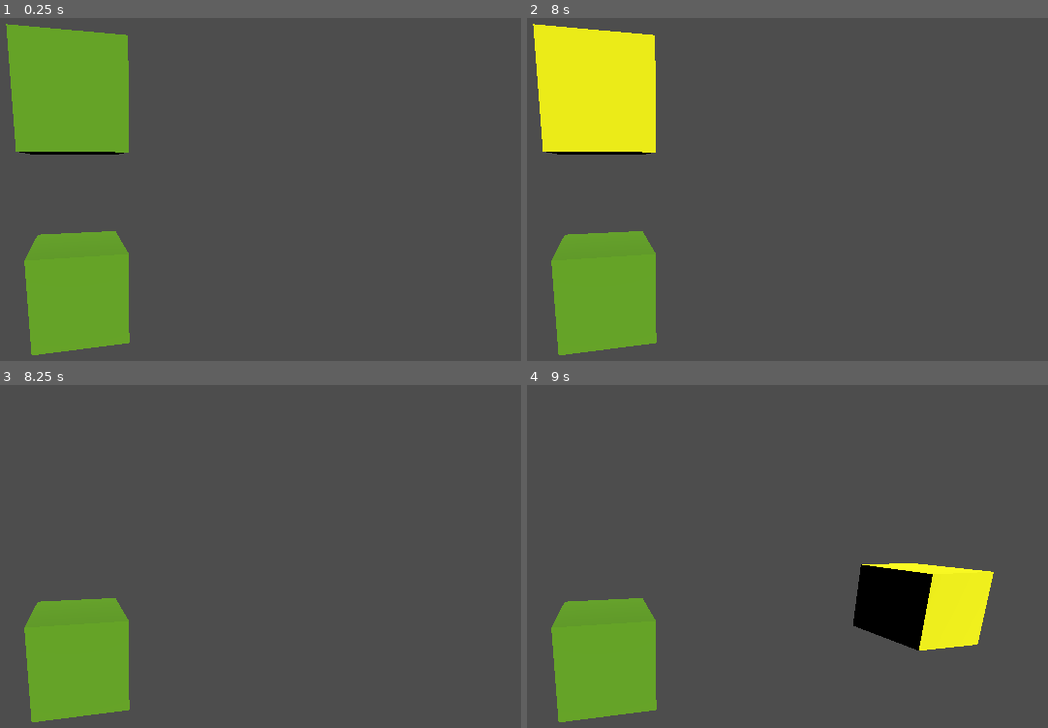
Above: before the commit, frames 1-4 (two rows, left to right).
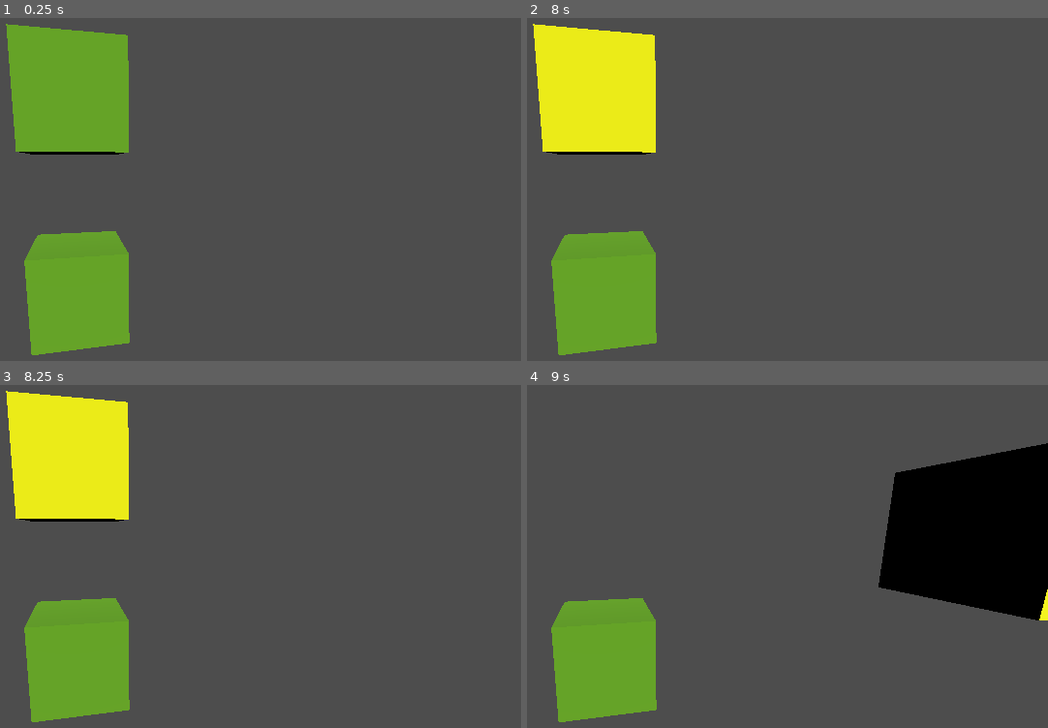
Above: after the commit, the same moments.

Repository: Emeraudia/LetsCraft
Game: Godot game, scene res://Main.tscn
Two runs of this game, one before a commit and one after it. Both use one fixed random seed, a clock stepped at 60 frames per second and the inputs below.
Inputs (mouse positions are in pixels of both pictures, inside the frame that each line leads up to):
- Up to frame 1 (0.25 s): no input
- Up to frame 2 (8 s): tap Enter at 0.5, 2, 3.5 s; move the mouse to (620, 302) at 0.52 s; hold N (N) 0.53-1.28 s; tap P (Plan) at 0.8, 1.35, 3.05, 4.35, 5.3, 7.35 s; tap Space at 1.25, 2.75, 4.25 s; move the mouse to (891, 282) at 1.27 s; click (891, 282) at 1.55 s; move the mouse to (outside the picture) at 2.02 s; press the mouse at (outside the picture) at 2.03 s; tap N (N) at 2.3, 4.55 s; move the mouse to (698, 216) at 2.77 s; release the mouse at (698, 216) at 2.78 s; tap B (B) at 2.85 s; move the mouse to (542, 107) at 3.52 s; hold N (N) 3.53-4.28 s; click (542, 107) at 3.8 s; move the mouse to (829, 196) at 4.27 s; move the mouse to (outside the picture) at 5.02 s; hold O (Profondeur) 5.03-5.78 s; move the mouse to (740, 120) at 5.77 s; click (740, 120) at 5.85 s; move the mouse to (620, 302) at 6.52 s; hold N (N) 6.53-7.28 s; move the mouse to (891, 282) at 7.27 s
- Up to frame 3 (8.25 s): move the mouse to (outside the picture) at 8.02 s; press the mouse at (outside the picture) at 8.03 s
- Up to frame 4 (9 s): move the mouse to (698, 583) at 8.77 s; release the mouse at (698, 583) at 8.78 s; tap B (B) at 8.85 s

Frames 1-2 are identical in both runs. In frame 3, 8.2% of the frame differs, in the area x 1-25%, y 1-40%; in frame 4, 16%, in the area x 62-100%, y 16-78%.

Commit message:
#3 : Déplacer les pièces (ça marche!)

Diff:
--- a/Main.gd
+++ b/Main.gd
@@ -18,6 +18,8 @@
 var pieceClicked = false
 var mode = SelectionMode.Only
 var translate = TranslationMode.Off
+var dragDist = 0
+var mouseOrigin = Vector3(0,0,0)
 var mousePosOnClick = Vector2(0,0)
 var mouseCurrentPos = Vector2(0,0)
 var listSelection = Array()
@@ -46,22 +48,30 @@
 	if(!listSelection.is_empty() && Input.is_action_pressed("click_gauche") && translate != TranslationMode.Off):
 
 		if(translate == TranslationMode.Plan):
-			var mouseOrigin = Vector3(0,0,0)
 
 
 
 			mouseCurrentPos = get_viewport().get_mouse_position()
 
 			if(Input.is_action_just_pressed("click_gauche")):
-				mouseOrigin = $Camera3D.project_position(mouseCurrentPos,10)
-				print("ca drag un max")
+				dragDist = $Camera3D.get_camera_transform().origin.distance_to(listSelection[-1].get_child(0).origin)
+				mouseOrigin = $Camera3D.project_position(
+					mouseCurrentPos,
+					dragDist
+				)
+				print(mouseOrigin)
 
-			var mouseCurrentPosGlobal = $Camera3D.project_position(mouseCurrentPos,10)- mouseOrigin
+			var mouseCurrentPosGlobal = $Camera3D.project_position(mouseCurrentPos,dragDist) - mouseOrigin
+
 			var camera_transform = $Camera3D.get_camera_transform()
 			var camera_rotation = camera_transform.basis
 			var movement = (camera_rotation * mouseCurrentPosGlobal)
 			for i in listSelection:
 				i.get_child(0).setPos(movement)
+			mouseOrigin = $Camera3D.project_position(
+				mouseCurrentPos,
+				dragDist
+			)
 			#print(mousePosOnClick.x-mouseCurrentPos.x,mousePosOnClick.y-mouseCurrentPos.y)
 
 
--- a/Main.tscn
+++ b/Main.tscn
@@ -1,7 +1,8 @@
-[gd_scene load_steps=3 format=3 uid="uid://cor1wiuenw6yt"]
+[gd_scene load_steps=4 format=3 uid="uid://cor1wiuenw6yt"]
 
 [ext_resource type="Script" path="res://Main.gd" id="1_ltjda"]
-[ext_resource type="PackedScene" uid="uid://cqnvk7yl413ja" path="res://Pièces.tscn" id="1_qoeyq"]
+[ext_resource type="PackedScene" uid="uid://cqnvk7yl413ja" path="res://Pieces.tscn" id="1_qoeyq"]
+[ext_resource type="Script" path="res://Node3D.gd" id="3_08g5j"]
 
 [node name="main" type="Node"]
 script = ExtResource("1_ltjda")
@@ -17,3 +18,7 @@
 
 [node name="piece2" parent="." instance=ExtResource("1_qoeyq")]
 transform = Transform3D(1, 0, 0, 0, 1, 0, 0, 0, 1, 0, 2, 0)
+
+[node name="Node3D" type="Node3D" parent="piece2"]
+transform = Transform3D(1, 0, 0, 0, 1, 0, 0, 0, 1, 0, -2, 0)
+script = ExtResource("3_08g5j")
--- a/Piece.gd
+++ b/Piece.gd
@@ -32,9 +32,9 @@
 
 #relocalise la piece a la positon p
 func setPos(p):
-	position.x = origin[0]+p[0]
-	position.y = origin[1]+p[1]
-	#position.z = origin[2]+p[2]
+	position.x = position.x+p[0]
+	position.y = position.y+p[1]
+	position.z = position.z+p[2]
 
 
 func getPosPlan():
